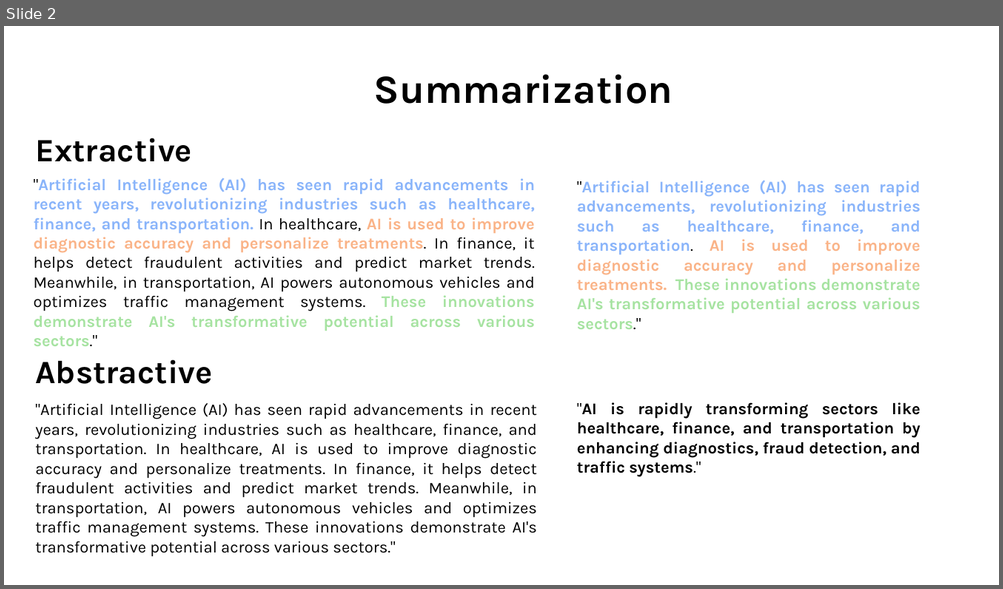
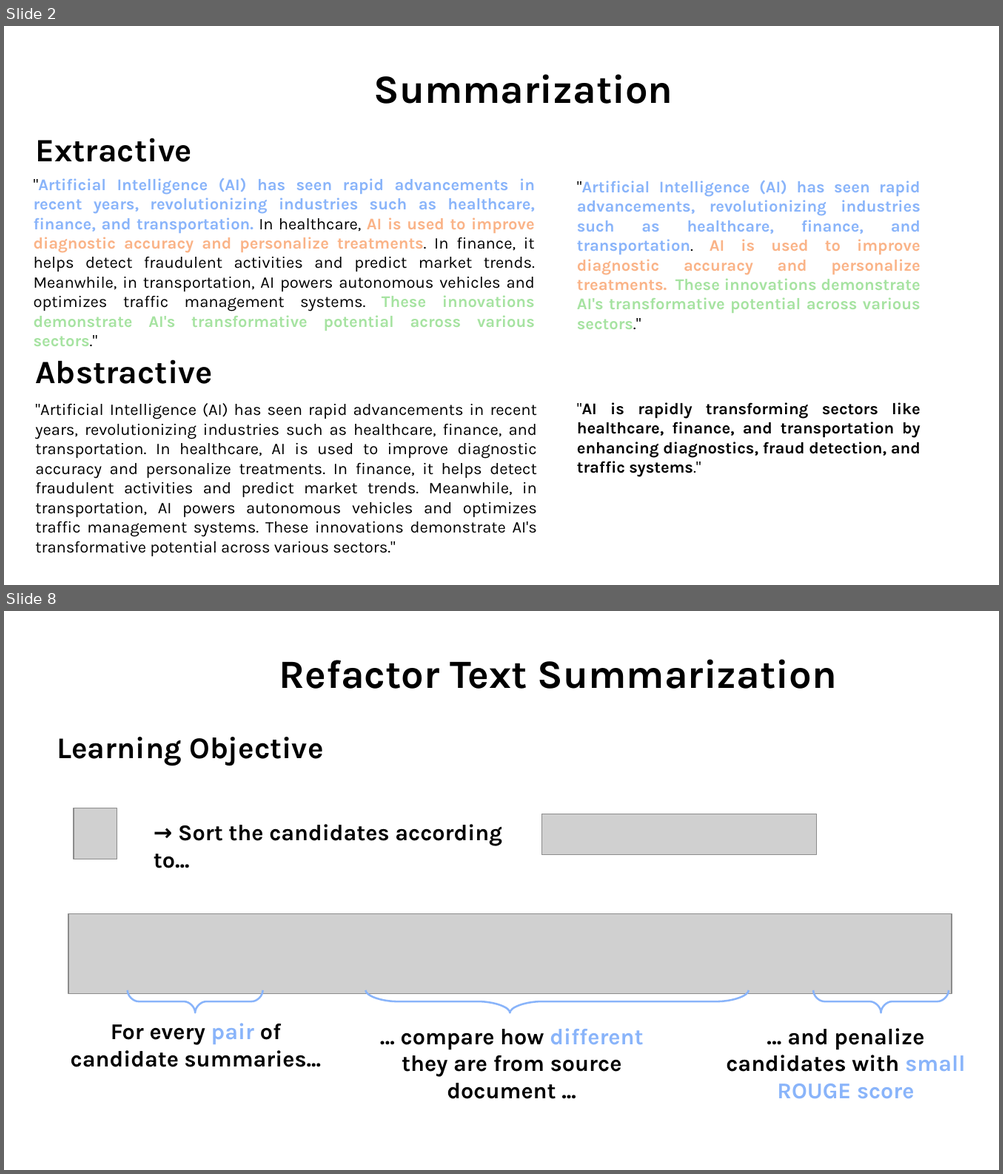
Before and after one commit to fcoelhomrc/abstractive-summarization, a slide deck: presentation/presentation.odp. Shown one above the other, each under a label of ours: slide 2 before the commit, slides 2 and 8 after it; the slides between them are not shown. The pictures are 1003x589 and 1003x1174 pixels, drawn with LibreOffice and Linux fonts; fonts in the diff are those of the drawing; grey boxes stand for pictures. Boxes give left, top, right and bottom in pixels: in the first picture for what was removed or moved away, otherwise in the second. Text is boxed around its words. In the diff, an @@ line names an element or a change of style, - is before the commit and + after.

```diff
--- a/presentation/presentation.odp
+++ b/presentation/presentation.odp
@@ slide 8 added at bbox=[4, 611, 999, 1170], background #FFFFFF @@
@@ text added at bbox=[279, 659, 836, 689], 32 pt, text #000000, bold @@
+Refactor Text Summarization
@@ text added at bbox=[57, 737, 323, 766], 24 pt, text #000000, bold @@
+Learning Objective
@@ picture added at bbox=[74, 809, 116, 859] @@
@@ text added at bbox=[153, 824, 502, 869], 18 pt, text #000000, bold @@
+→ Sort the candidates according to...
@@ picture added at bbox=[542, 814, 817, 854] @@
@@ picture added at bbox=[68, 914, 952, 994] @@
@@ freeform shape added at bbox=[127, 991, 262, 1013], outline #89B4FA 1.5 pt @@
@@ freeform shape added at bbox=[365, 991, 748, 1013], outline #89B4FA 1.5 pt @@
@@ freeform shape added at bbox=[813, 991, 948, 1013], outline #89B4FA 1.5 pt @@
@@ text added at bbox=[71, 1023, 321, 1068], 18 pt, text #000000, bold @@
+For every pair of candidate summaries...
@@ text added at bbox=[401, 1028, 643, 1099], 18 pt, text #000000, bold @@
+… compare how different they are from source document ...
@@ text added at bbox=[726, 1028, 965, 1099], 18 pt, text #000000, bold @@
+… and penalize candidates with small ROUGE score
```
Also in this commit, not shown: 6 other slides added, 1 other file.
